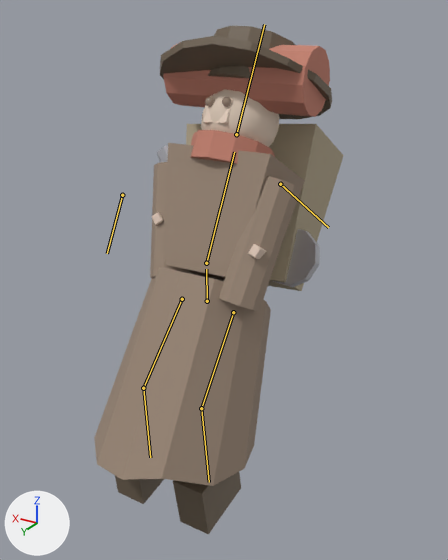
The FBX model Assets/Models/Characters/NPC_Merchant.fbx as it was, and as the next commit left it.
One viewpoint serves both versions: a 50 mm lens placed at (-1.188, 1.853, 1.893), pointed at (-0.026, -0.083, 0.925). The axes (+X, +Y, +Z) are drawn at lower left. The lights are the same throughout. The older version comes first. Both versions are drawn at frame 4 of the action 'NPC_Merchant_Rig|CrouchIdle'; the numbers are the values there. The bones that change, and the others that lie on the model, are drawn over the model as lines.

The first picture shows 'NPC_Merchant'.
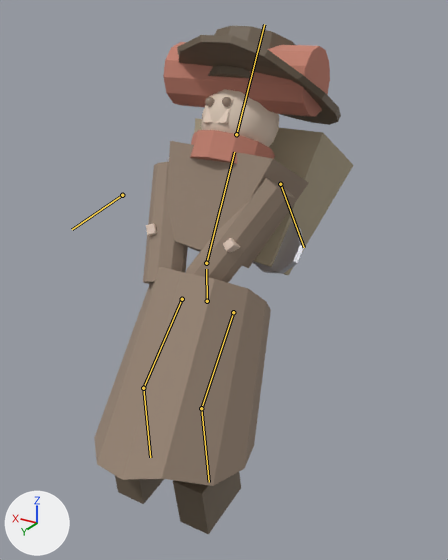
Location of each change, [x1, y1, x2, y2] in pixels of the pictures (448 x 560 px):
'NPC_Merchant', posed: before [94, 26, 344, 534]; after [94, 26, 353, 534]
bone 'LeftUpperArm', root to tip: before (280, 184) to (328, 227); after (280, 184) to (304, 247)
bone 'RightLowerArm', root to tip: before (122, 195) to (107, 253); after (122, 195) to (72, 229)

The edits, one by one:
Bone 'LeftUpperArm' (bone_leftupperarm) turns from (-20, 0, -8) to (-44, 0, -12) degrees about its own x, y and z.
Bone 'RightLowerArm' (bone_rightlowerarm) turns from (-40, 0, 0) to (0, 0, 0) degrees about its own x, y and z.
